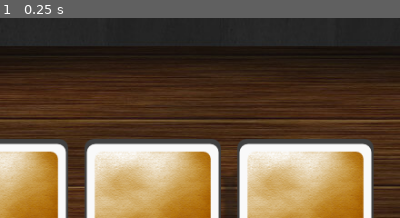
Above: before the commit, frame 1.
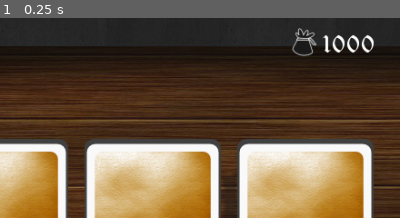
Above: after the commit, the same moment.

Repository: ubermanu/kingdom-poker
Game: Godot game, scene res://Game.tscn
Two runs of this game, one before a commit and one after it. Both use one fixed random seed, a clock stepped at 60 frames per second and the inputs below.
Inputs:
- Up to frame 1 (0.25 s): no input
The pictures show only the part of the screen within x 50-100%, y 0-50%; the shares and areas given below are measured in that part.

The runs differ from the first frame. In frame 1, 0.9% of the frame differs, in the area x 73-94%, y 5-19%.

Commit message:
Add score info

Diff:
--- /dev/null
+++ b/Bank.tscn
@@ -0,0 +1,29 @@
+[gd_scene load_steps=4 format=2]
+
+[ext_resource path="res://images/misc.png" type="Texture" id=1]
+
+[sub_resource type="DynamicFontData" id=1]
+font_path = "res://fonts/cloisterblack.ttf"
+
+[sub_resource type="DynamicFont" id=2]
+size = 30
+font_data = SubResource( 1 )
+
+[node name="Bank" type="Node2D"]
+
+[node name="Score" type="RichTextLabel" parent="."]
+margin_left = 19.5848
+margin_top = -16.1271
+margin_right = 115.585
+margin_bottom = 24.8729
+custom_fonts/normal_font = SubResource( 2 )
+text = "1000"
+scroll_active = false
+__meta__ = {
+"_edit_use_anchors_": false
+}
+
+[node name="Icon" type="Sprite" parent="."]
+texture = ExtResource( 1 )
+vframes = 3
+hframes = 2
--- a/Game.tscn
+++ b/Game.tscn
@@ -1,7 +1,8 @@
-[gd_scene load_steps=5 format=2]
+[gd_scene load_steps=6 format=2]
 
 [ext_resource path="res://Board.tscn" type="PackedScene" id=1]
 [ext_resource path="res://TokenList.tscn" type="PackedScene" id=2]
+[ext_resource path="res://Bank.tscn" type="PackedScene" id=3]
 [ext_resource path="res://MusicButton.tscn" type="PackedScene" id=4]
 [ext_resource path="res://Table.tscn" type="PackedScene" id=5]
 
@@ -15,4 +16,7 @@
 
 [node name="Board" parent="." instance=ExtResource( 1 )]
 
+[node name="Bank" parent="." instance=ExtResource( 3 )]
+position = Vector2( 775.082, 24.9452 )
+
 [node name="TokenList" parent="." instance=ExtResource( 2 )]
